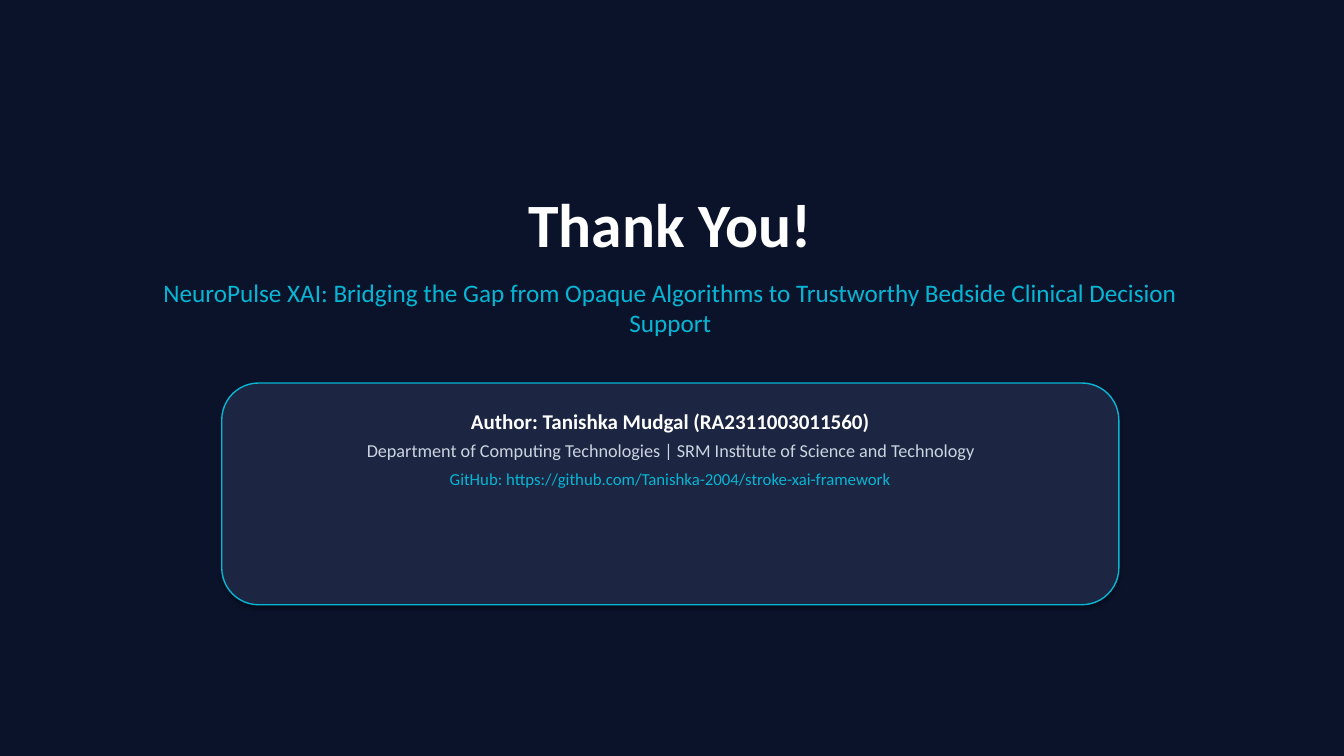
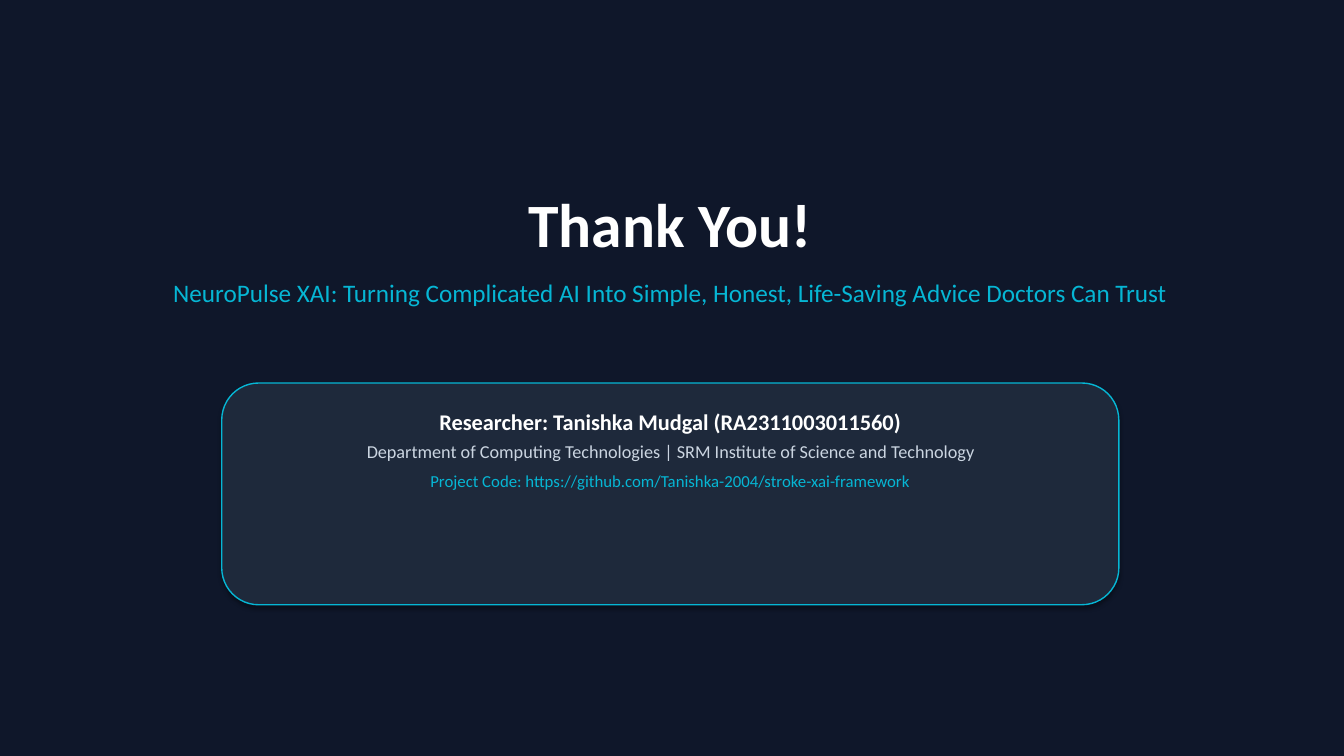
Before and after one commit to Tanishka-2004/stroke-xai-framework, a slide deck: slide 15 of NEUROPULSE_STROKE_XAI_PRESENTATION.pptx. Drawn at 1344x756 pixels with LibreOffice and Linux fonts; fonts in the diff are those of the drawing. Boxes give left, top, right and bottom in pixels: in the first picture for what was removed or moved away, otherwise in the second. Text is boxed around its words. In the diff, an @@ line names an element or a change of style, - is before the commit and + after.

Commit message:
Update PPT presentation to use simple layman terms throughout without academic jargon

```diff
--- a/NEUROPULSE_STROKE_XAI_PRESENTATION.pptx
+++ b/NEUROPULSE_STROKE_XAI_PRESENTATION.pptx
@@ rectangle at [0, 0, 1344, 756]: fill #0B132B to #0F172A @@
@@ text at [173, 284, 1166, 307]: text changed @@
-NeuroPulse XAI: Bridging the Gap from Opaque Algorithms to Trustworthy Bedside Clinical Decision Support
+NeuroPulse XAI: Turning Complicated AI Into Simple, Honest, Life-Saving Advice Doctors Can Trust
@@ rounded rectangle at [222, 383, 1119, 605]: fill #1C2541 to #1E293B @@
@@ text at [439, 413, 901, 434]: text changed; size 15 to 16 pt @@
-Author: Tanishka Mudgal (RA2311003011560)
+Researcher: Tanishka Mudgal (RA2311003011560)
@@ text at [430, 475, 909, 490]: text changed @@
-GitHub: https://github.com/Tanishka-2004/stroke-xai-framework
+Project Code: https://github.com/Tanishka-2004/stroke-xai-framework
```
Also in this commit, not shown: 11 other slides changed, 3 slides added, 3 slides removed, 2 other files.
